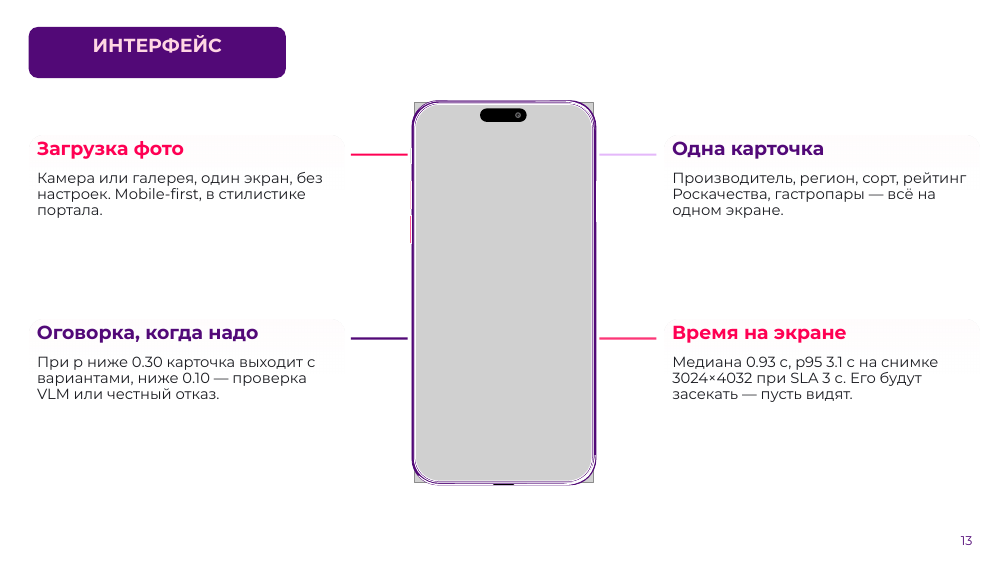
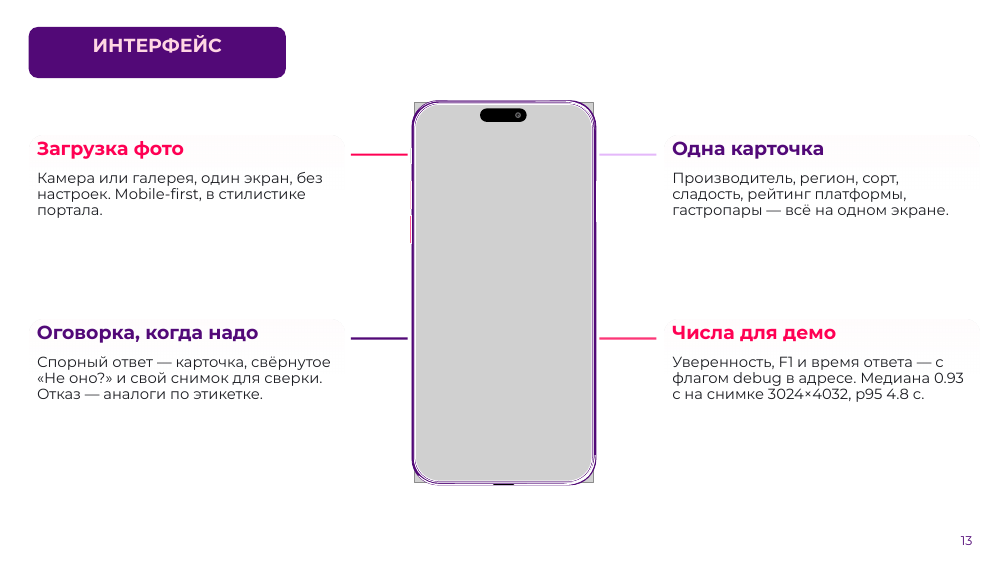
Before and after one commit to AlexGvr/rus_vines, a slide deck: slide 13 of ЛЦТ2026 Сканер российских вин.pptx. Drawn at 1008x567 pixels with LibreOffice and Linux fonts; fonts in the diff are those of the drawing; grey boxes stand for pictures; background and template pictures are left out. Boxes give left, top, right and bottom in pixels: in the first picture for what was removed or moved away, otherwise in the second. Text is boxed around its words. In the diff, an @@ line names an element or a change of style, - is before the commit and + after.

```diff
--- a/ЛЦТ2026 Сканер российских вин.pptx
+++ b/ЛЦТ2026 Сканер российских вин.pptx
@@ text at [672, 172, 949, 218]: text changed @@
-Производитель, регион, сорт, рейтинг Роскачества, гастропары — всё на одном экране.
+Производитель, регион, сорт, сладость, рейтинг платформы, гастропары — всё на одном экране.
@@ text at [672, 325, 836, 342]: text changed @@
-Время на экране
+Числа для демо
@@ text at [37, 356, 331, 399]: text changed @@
-При p ниже 0.30 карточка выходит с вариантами, ниже 0.10 — проверка VLM или честный отказ.
+Спорный ответ — карточка, свёрнутое «Не оно?» и свой снимок для сверки. Отказ — аналоги по этикетке.
@@ text at [672, 356, 964, 402]: text changed @@
-Медиана 0.93 с, p95 3.1 с на снимке 3024×4032 при SLA 3 с. Его будут засекать — пусть видят.
+Уверенность, F1 и время ответа — с флагом debug в адресе. Медиана 0.93 с на снимке 3024×4032, p95 4.8 с.
```
Also in this commit, not shown: 7 other slides changed, 1 other file.
